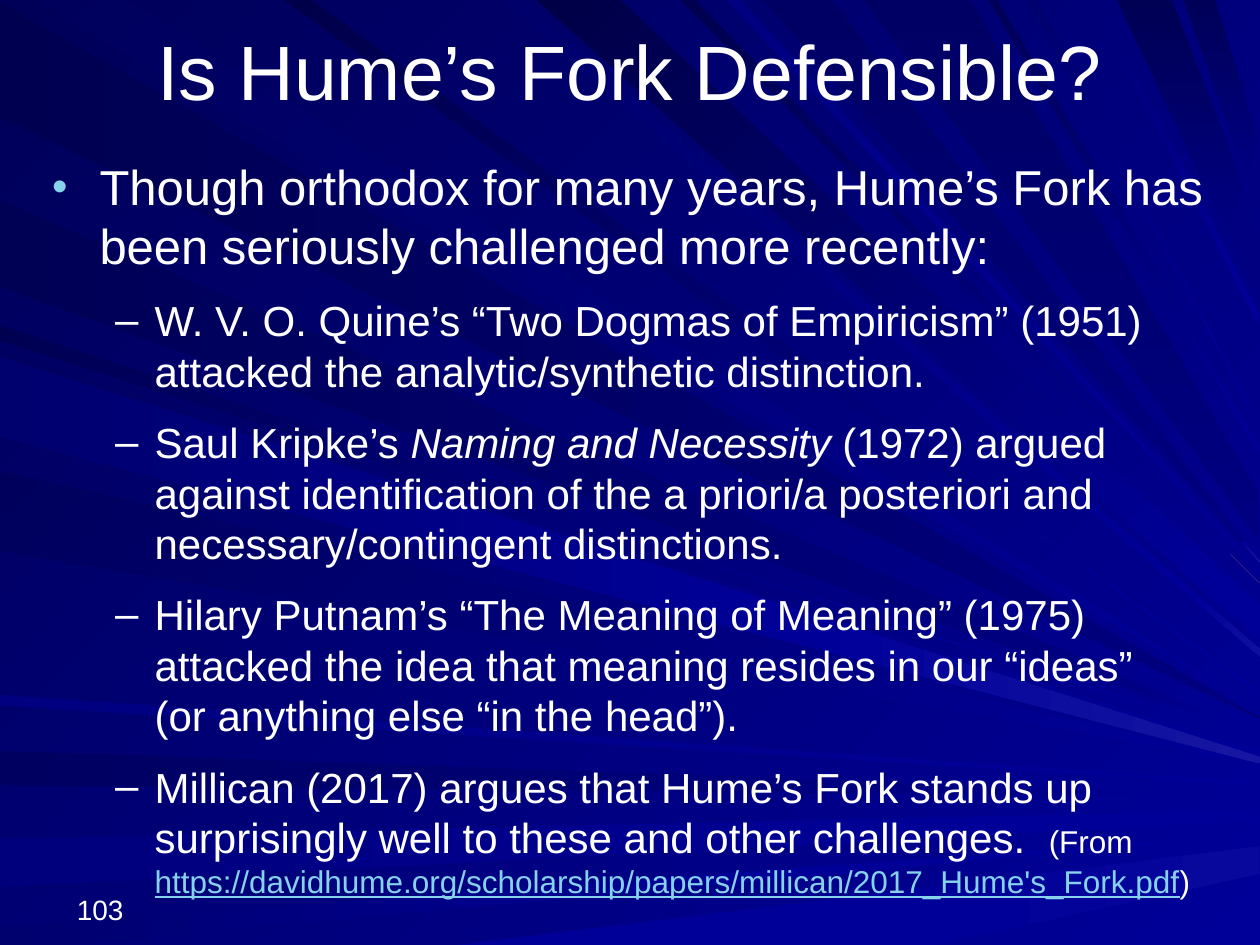
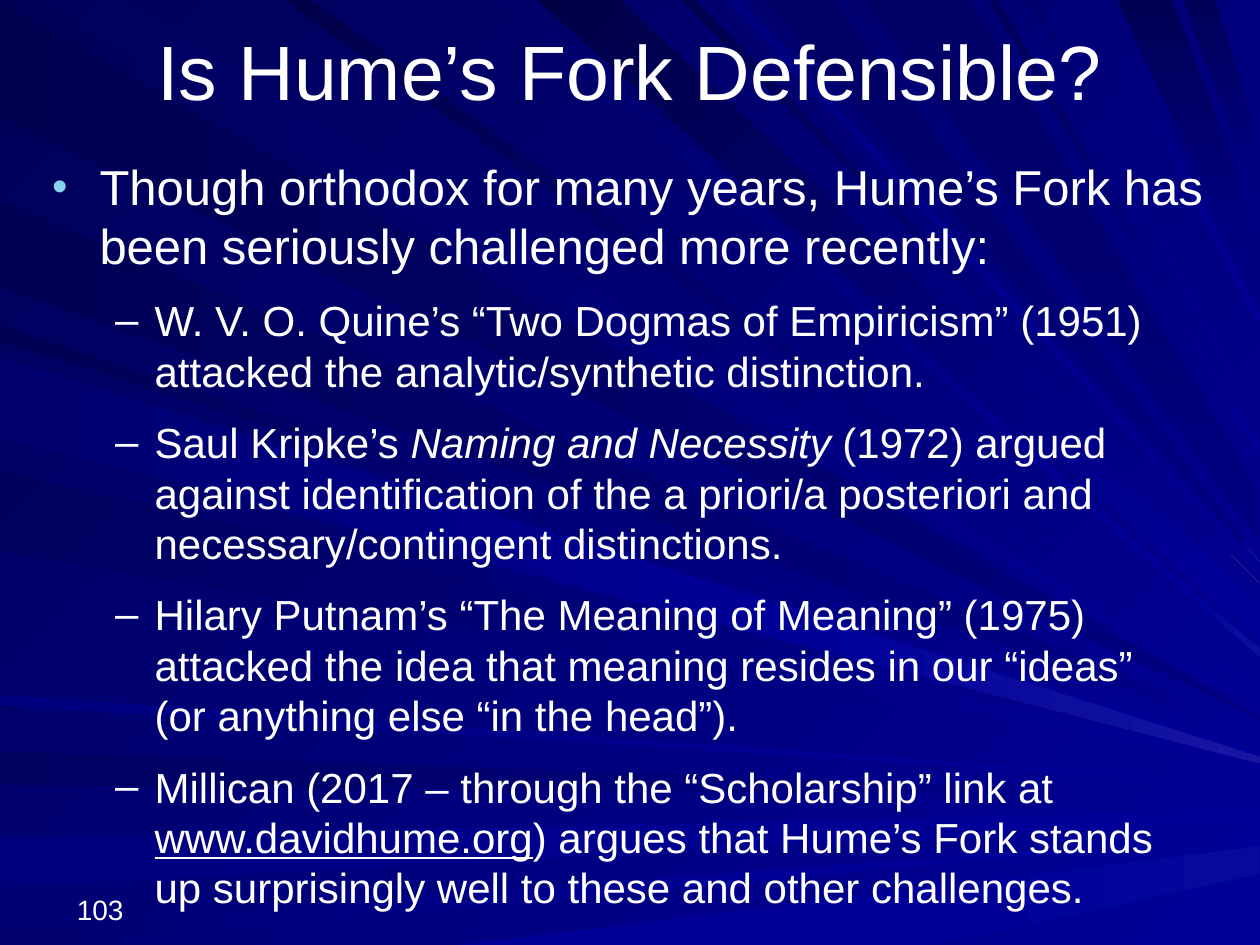
Before and after one commit to englishphilosophy/hume-texts-online, a slide deck: slide 103 of teaching/lectures/2025_Hume_MT_current.pptx. Drawn at 1260x945 pixels with LibreOffice and Linux fonts; fonts in the diff are those of the drawing. Boxes give left, top, right and bottom in pixels: in the first picture for what was removed or moved away, otherwise in the second. Text is boxed around its words. In the diff, an @@ line names an element or a change of style, - is before the commit and + after.

```diff
--- a/teaching/lectures/2025_Hume_MT_current.pptx
+++ b/teaching/lectures/2025_Hume_MT_current.pptx
@@ text at box(155, 772, 1153, 912): text changed @@
-  – Millican (2017) argues that Hume’s Fork stands up surprisingly well to these and other challenges. (From https://davidhume.org/scholarship/papers/millican/2017_Hume's_Fork.pdf)
+  – Millican (2017 – through the “Scholarship” link at www.davidhume.org) argues that Hume’s Fork stands up surprisingly well to these and other challenges.
```
Also in this commit, not shown: 14 other slides changed, 1 other file.
